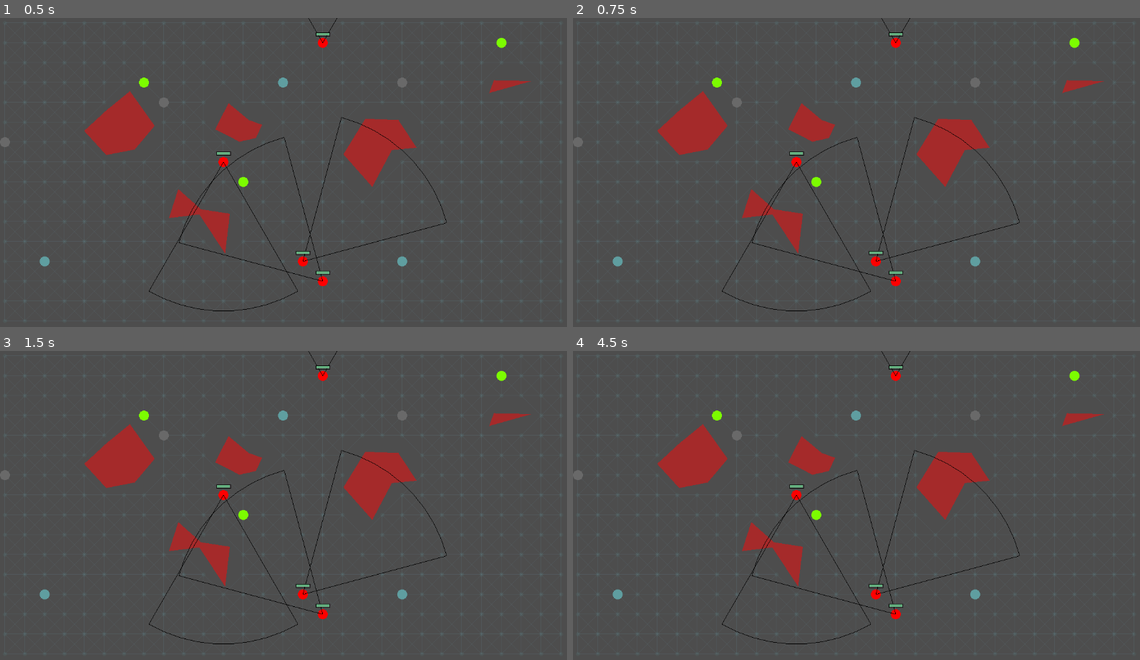
Above: before the commit, frames 1-4 (two rows, left to right).
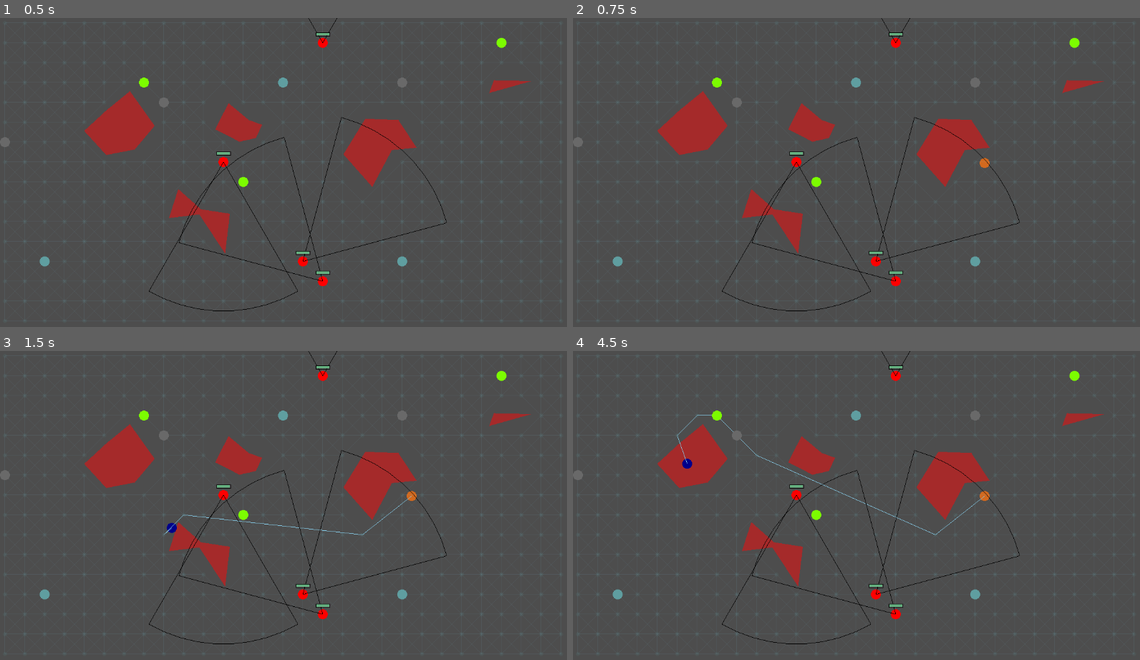
Above: after the commit, the same moments.

Repository: MagnusLucas/ai_2_tps
Game: Godot game, scene res://main.tscn
The game is run twice, just before and just after one commit, with the same random seed, the same clock (stepped at 60 frames per second) and the same inputs.
Inputs (mouse positions are in pixels of both pictures, inside the frame that each line leads up to):
- Up to frame 1 (0.5 s): no input
- Up to frame 2 (0.75 s): tap Enter at 0.5 s; move the mouse to (986, 163) at 0.52 s; click (986, 163) at 0.67 s
- Up to frame 3 (1.5 s): tap Space at 1.25 s; move the mouse to (170, 527) at 1.27 s; click (170, 527) at 1.42 s
- Up to frame 4 (4.5 s): tap Enter at 2, 3.5 s; move the mouse to (918, 440) at 2.02 s; click (918, 440) at 2.17 s; tap Space at 2.75, 4.25 s; move the mouse to (828, 576) at 2.77 s; click (828, 576) at 2.92 s; move the mouse to (1032, 561) at 3.52 s; click (1032, 561) at 3.67 s; move the mouse to (686, 462) at 4.27 s; click (686, 462) at 4.42 s

Frame 1 is identical in both runs. In frame 2, less than 0.1% of the frame differs, in the area x 71-74%, y 45-49%; in frame 3, 0.2%; in frame 4, 0.3%, in the area x 18-74%, y 20-60%.

Commit message:
Finished path smoothing

Diff:
--- a/graph/MyGraph.gd
+++ b/graph/MyGraph.gd
@@ -6,6 +6,25 @@
 
 var path_beginning = null
 var path_end = null
+var path = []
+
+func _input(event: InputEvent) -> void:
+	if (event is InputEventMouseButton and event.button_index == MOUSE_BUTTON_LEFT
+		and event.is_pressed()):
+		if !path_beginning:
+			path_beginning = get_global_mouse_position()
+		else:
+			path_end = get_global_mouse_position()
+			path = find_path(path_beginning, path_end)
+		queue_redraw()
+
+func _draw() -> void:
+	if(path_beginning):
+		draw_circle(path_beginning, Globals.RADIUS, Color.CHOCOLATE)
+	if(path_end):
+		draw_circle(path_end, Globals.RADIUS, Color.DARK_BLUE)
+		for point in range(path.size() - 1):
+			draw_line(path[point], path[point + 1], Color.SKY_BLUE)
 
 # To place things randomly in reachable areas of the map
 func get_random_node():
@@ -86,17 +105,33 @@
 	return []
 
 # Checks if smoothing to particular edge would result in intersecting an obstacle
-func can_smooth(from: Vector2i, to: Vector2i) -> bool:
+func can_smooth(from: Vector2, to: Vector2) -> bool:
 	var obstacles = get_parent().obstacles
 	var perpendicular = Vector2(to - from).normalized().rotated(2 * PI / 4) * Globals.RADIUS
 	return (MyGraphEdge.doesnt_intersect_obstacle(from + perpendicular, to + perpendicular, obstacles) and
 			MyGraphEdge.doesnt_intersect_obstacle(from - perpendicular, to - perpendicular, obstacles))
 
-# TODO
+
 # Converts path from array of MyGraphNodes to array of Vector2i positions on screen
 # and smooths the path, making the agents walk not following graph edges
 func path_smoothing(from : Vector2i, to : Vector2i, through : Array[MyGraphNode]) -> Array[Vector2i]:
-	return []
+	var path : Array[Vector2i] = [from]
+	for node in through:
+		path.append(Vector2i(node.position))
+	path.append(to)
+	var E1 = 0
+	var E2 = 2
+	while E2 < path.size() - 1:
+		if can_smooth(path[E1], path[E2]):
+			path.remove_at(E1 + 1)
+			if E2 > path.size() - 1:
+				E2 = path.size() - 1
+		else:
+			E1 += 1
+			E2 += 1
+	if path.size() > 2 and can_smooth(path[path.size() - 1], path[path.size() - 3]):
+		path.remove_at(path.size() - 2)
+	return path
 
 func find_path(from : Vector2i, to : Vector2i) -> Array[Vector2i]:
 	var from_closest_node : MyGraphNode = find_closest_node(from)
--- a/graph/MyGraphNode.gd
+++ b/graph/MyGraphNode.gd
@@ -3,22 +3,6 @@
 
 var connected_edges = []
 
-func _input(event: InputEvent) -> void:
-	if (event is InputEventMouseButton and event.button_index == MOUSE_BUTTON_LEFT
-		and get_global_mouse_position().distance_to(position) <= 4
-		and event.is_pressed()):
-		if !get_parent().path_beginning:
-			get_parent().path_beginning = self
-		else:
-			get_parent().path_end = self
-			get_parent().AStar(get_parent().path_beginning, self)
-		queue_redraw()
-
 func _draw() -> void:
 	const color = Color.CADET_BLUE
-	if get_parent().path_beginning == self:
-		draw_circle(Vector2.ZERO, 4, Color.CHOCOLATE)
-	elif get_parent().path_end == self:
-		draw_circle(Vector2.ZERO, 4, Color.DARK_BLUE)
-	else:
-		draw_circle(Vector2.ZERO, 4, Color(color, Globals.GRAPH_VISIBILITY))
+	draw_circle(Vector2.ZERO, 4, Color(color, Globals.GRAPH_VISIBILITY))
